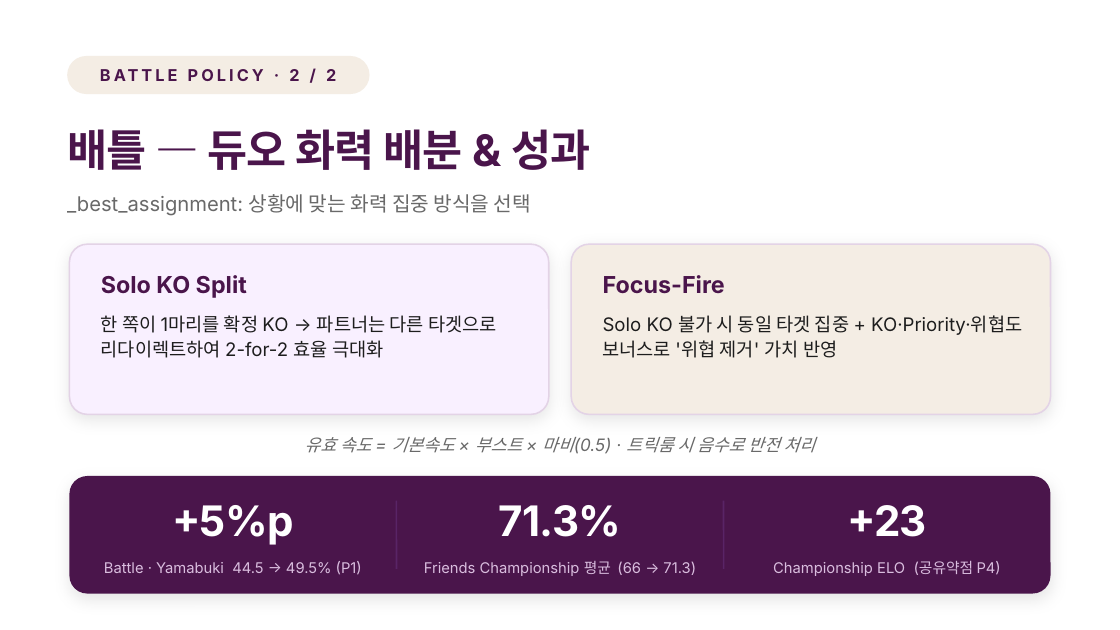
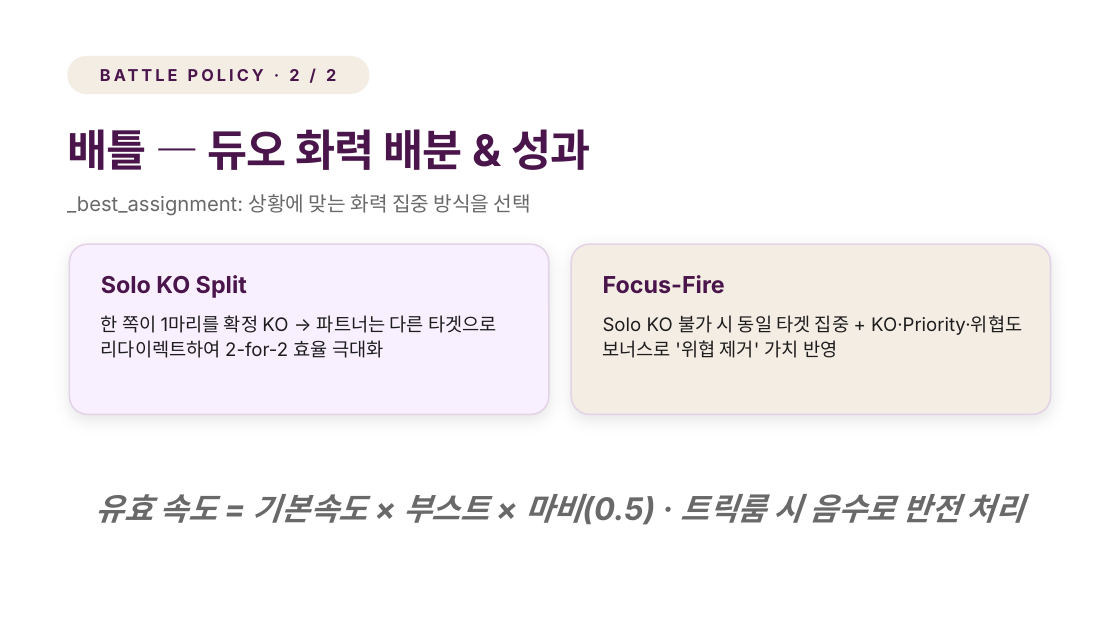
Before and after one commit to dae-hany/pokemon_vgc_competition, a slide deck: slide 5 of my_submission_battleV2/DaehoV2_design.pptx. Drawn at 1120x630 pixels with LibreOffice and Linux fonts; fonts in the diff are those of the drawing. Boxes give left, top, right and bottom in pixels: in the first picture for what was removed or moved away, otherwise in the second. Text is boxed around its words. In the diff, an @@ line names an element or a change of style, - is before the commit and + after.

```diff
--- a/my_submission_battleV2/DaehoV2_design.pptx
+++ b/my_submission_battleV2/DaehoV2_design.pptx
@@ text "유효 속도 = 기본속도 × ..." at (x1=96, y1=494, x2=1024, y2=525): size 11 to 20 pt, bold on @@
@@ rounded rectangle removed at (x1=69, y1=476, x2=1051, y2=594) @@
@@ text removed at (x1=172, y1=505, x2=294, y2=545) @@
-+5%p
@@ line removed from (396, 501) to (396, 569) @@
@@ text removed at (x1=499, y1=505, x2=622, y2=537) @@
-71.3%
@@ line removed from (724, 501) to (724, 569) @@
@@ text removed at (x1=847, y1=505, x2=927, y2=537) @@
-+23
@@ text removed at (x1=104, y1=561, x2=362, y2=575) @@
-Battle · Yamabuki 44.5 → 49.5% (P1)
@@ text removed at (x1=424, y1=561, x2=696, y2=576) @@
-Friends Championship 평균 (66 → 71.3)
@@ text removed at (x1=773, y1=561, x2=1001, y2=576) @@
-Championship ELO (공유약점 P4)
```
Also in this commit, not shown: 3 other slides changed.
